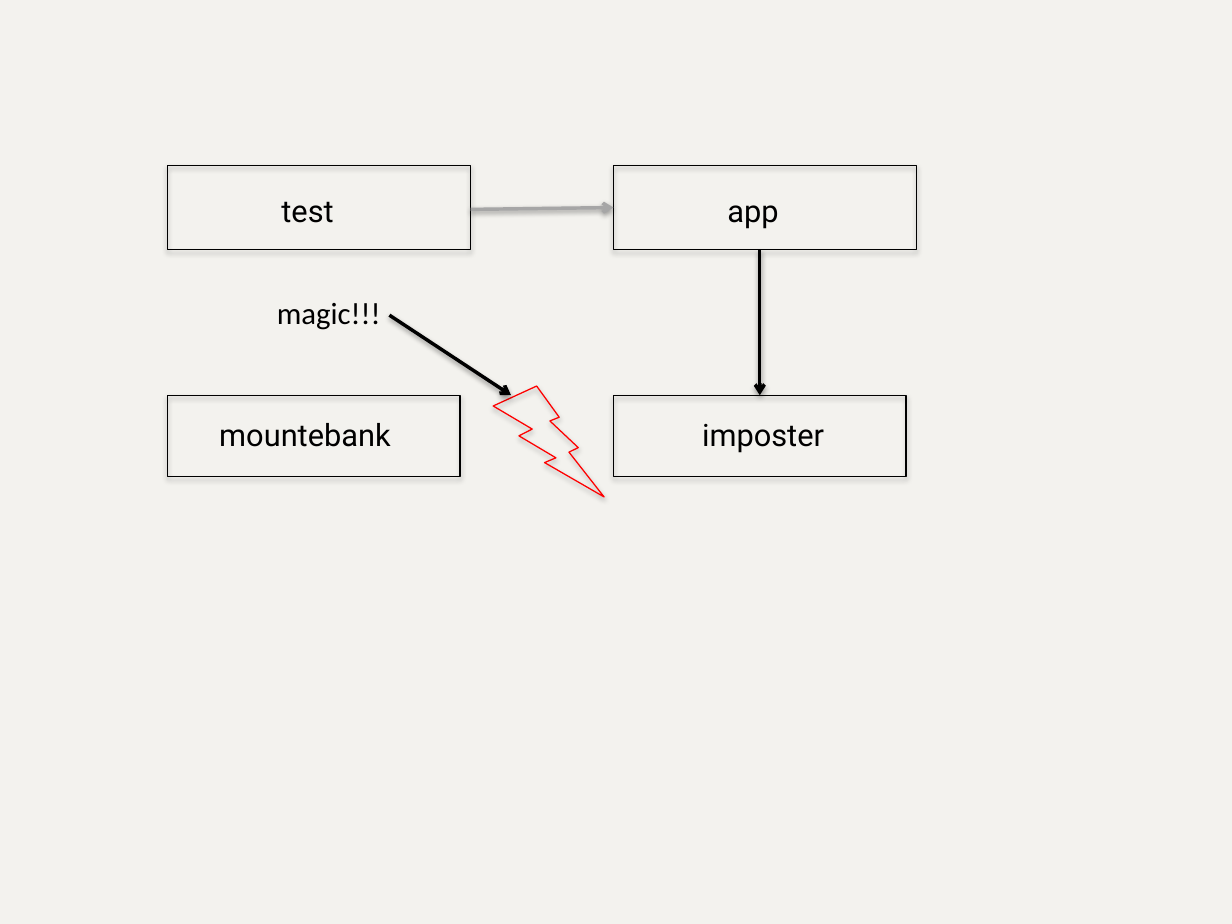
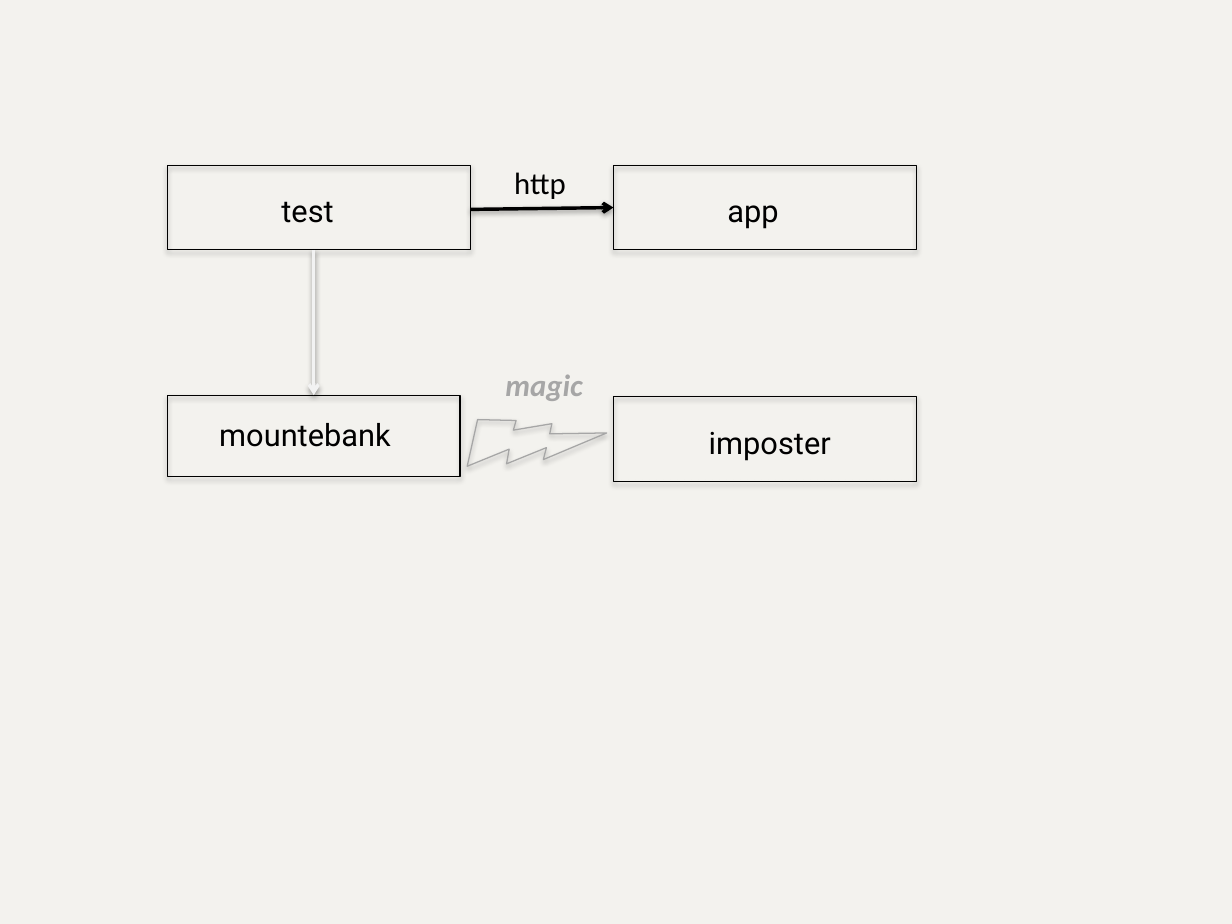
Before and after one commit to bbyars/mountebank, a slide deck: slide 4 of src/public/images/sources/sources.pptx (slide 6 before the commit). Drawn at 1232x924 pixels with LibreOffice and Linux fonts; fonts in the diff are those of the drawing. Boxes give left, top, right and bottom in pixels: in the first picture for what was removed or moved away, otherwise in the second. Text is boxed around its words. In the diff, an @@ line names an element or a change of style, - is before the commit and + after.

```diff
--- a/src/public/images/sources/sources.pptx
+++ b/src/public/images/sources/sources.pptx
@@ text added at (514,172,566,199), 18 pt, text #000000 @@
+http
@@ arrow (471, 209) - (614, 207): stroke #A6A6A6 2 pt to #000000 2 pt @@
@@ arrow moved from (760, 250) - (760, 395) to (314, 250) - (314, 395) @@
@@ arrow (314, 250) - (314, 395): stroke #000000 2 pt to #F2F2F2 2 pt @@
@@ arrow removed from (389, 315) to (511, 395) @@
@@ lightning bolt at (451,366,606,521): outline #FF0000 0.75 pt to #A6A6A6 0.75 pt; rotation 0 to 307 degrees @@
@@ text at (505,374,582,401): text changed; text colour #000000 to #A6A6A6; bold on; italic on @@
-magic!!!
+magic
@@ rectangle: place and size @@
-rectangle at (614,395,907,477)
+rectangle at (614,397,917,482)
@@ text "imposter": place and size @@
-text "imposter" at (702,424,824,453)
+text "imposter" at (709,432,831,461)
```
Also in this commit, not shown: 9 other slides changed, 2 slides added.
